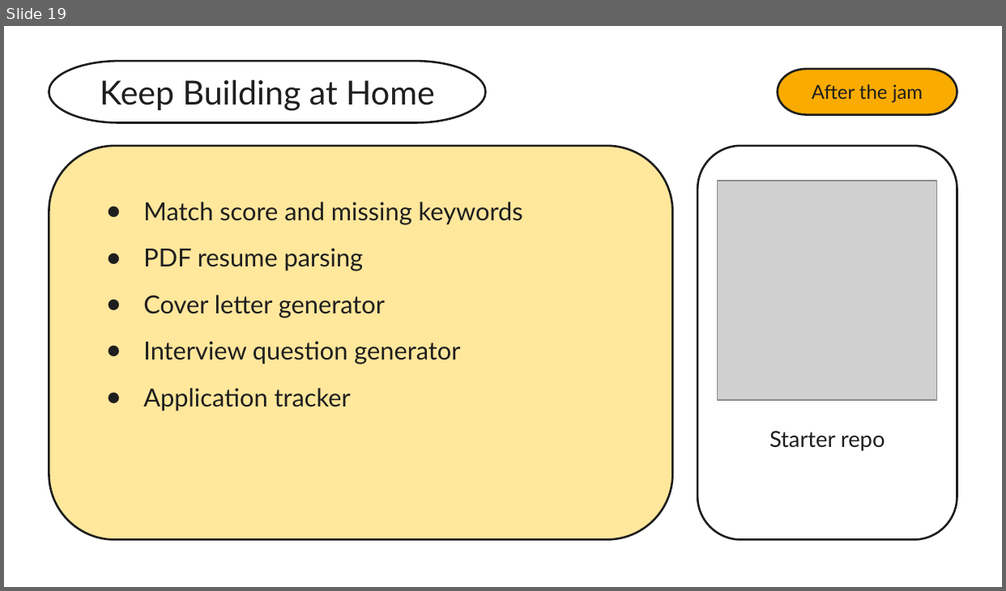
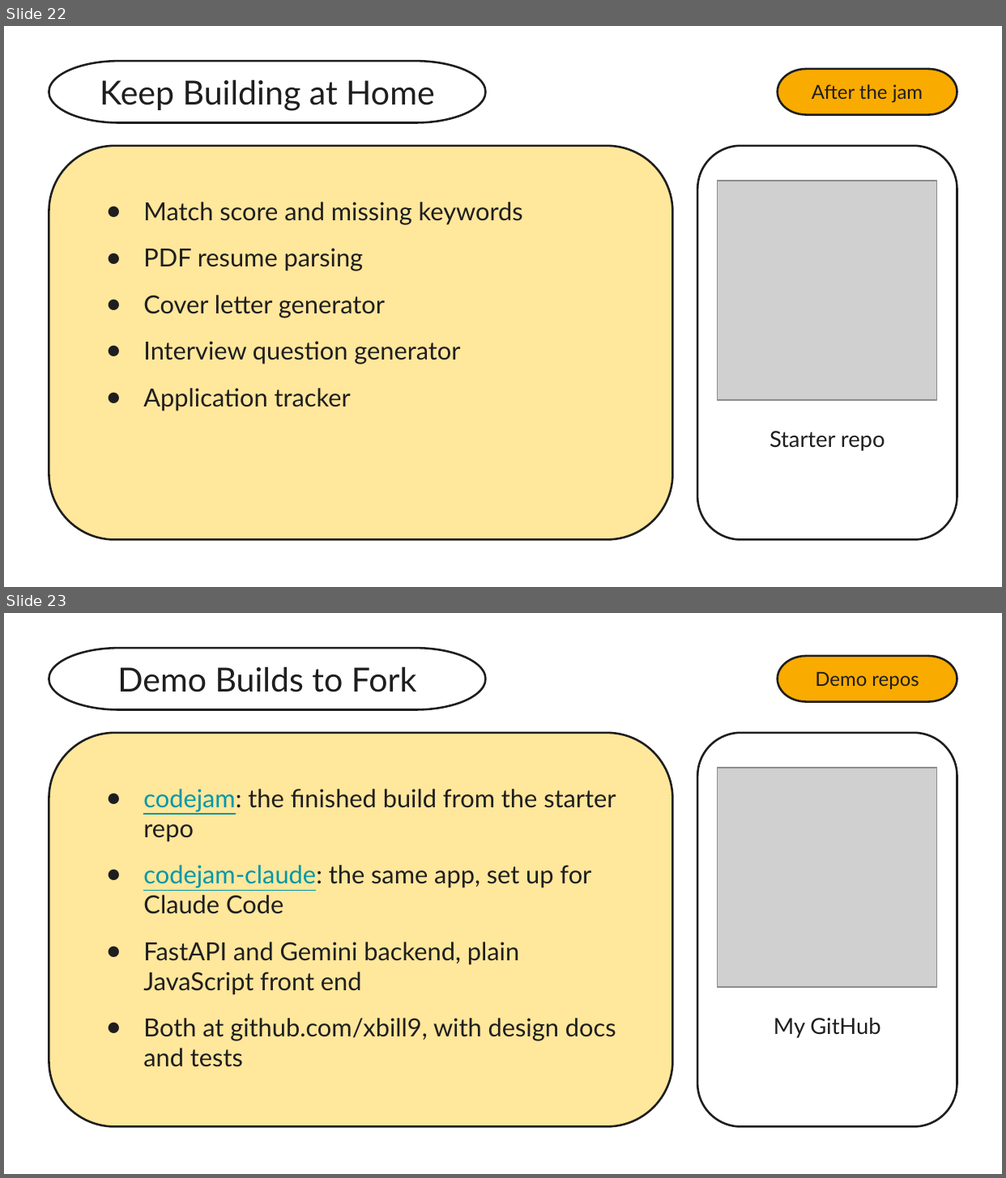
Before and after one commit to xbill9/codejam-claude, a slide deck: slides/code-jam.pptx. Shown one above the other, each under a label of ours: slide 19 before the commit, slides 22 and 23 after it. The pictures are 1006x591 and 1006x1178 pixels, drawn with LibreOffice and Linux fonts; fonts in the diff are those of the drawing; grey boxes stand for pictures. Boxes give left, top, right and bottom in pixels: in the first picture for what was removed or moved away, otherwise in the second. Text is boxed around its words. In the diff, an @@ line names an element or a change of style, - is before the commit and + after.

```diff
--- a/slides/code-jam.pptx
+++ b/slides/code-jam.pptx
@@ slide 23 added at [4, 613, 1002, 1174], background #FFFFFF @@
@@ pill shape added at [49, 648, 486, 710], fill #FFFFFF, outline #1E1E1E 1.5 pt, 24 pt, text #1E1E1E @@
+Demo Builds to Fork
@@ pill shape added at [778, 656, 957, 702], fill #F9AB00, outline #1E1E1E 1.5 pt, 14 pt, text #1E1E1E @@
+Demo repos
@@ rounded rectangle added at [49, 733, 672, 1127], fill #FFE79C, outline #1E1E1E 1.5 pt @@
@@ rounded rectangle added at [697, 733, 957, 1127], fill #FFFFFF, outline #1E1E1E 1.5 pt @@
@@ picture added at [718, 768, 937, 987] @@
@@ text added at [143, 789, 616, 1067], 18 pt, text #1E1E1E @@
+● codejam: the finished build from the starter repo
+● codejam-claude: the same app, set up for Claude Code
+● FastAPI and Gemini backend, plain JavaScript front end
+● Both at github.com/xbill9, with design docs and tests
@@ text added at [774, 1018, 880, 1038], 16 pt, text #1E1E1E @@
+My GitHub
@@ what was slide 19 is now slide 22 @@
```
Also in this commit, not shown: 6 slides changed, 3 other slides added, 1 slide removed, 2 other files.
